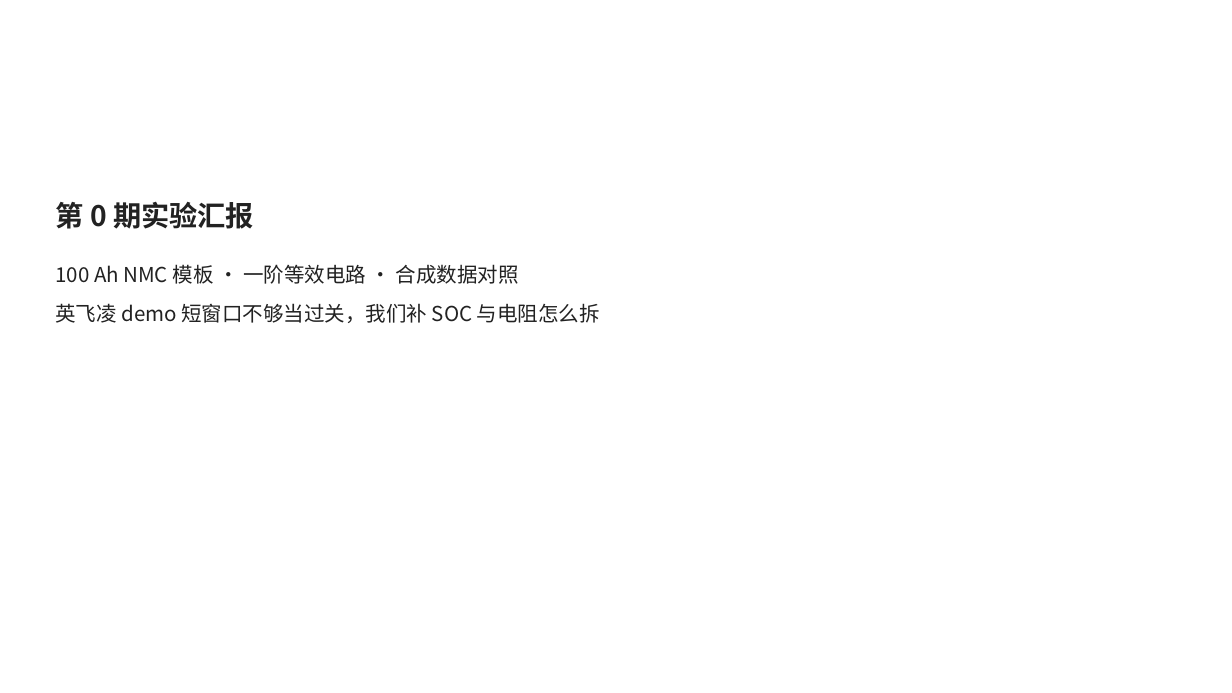
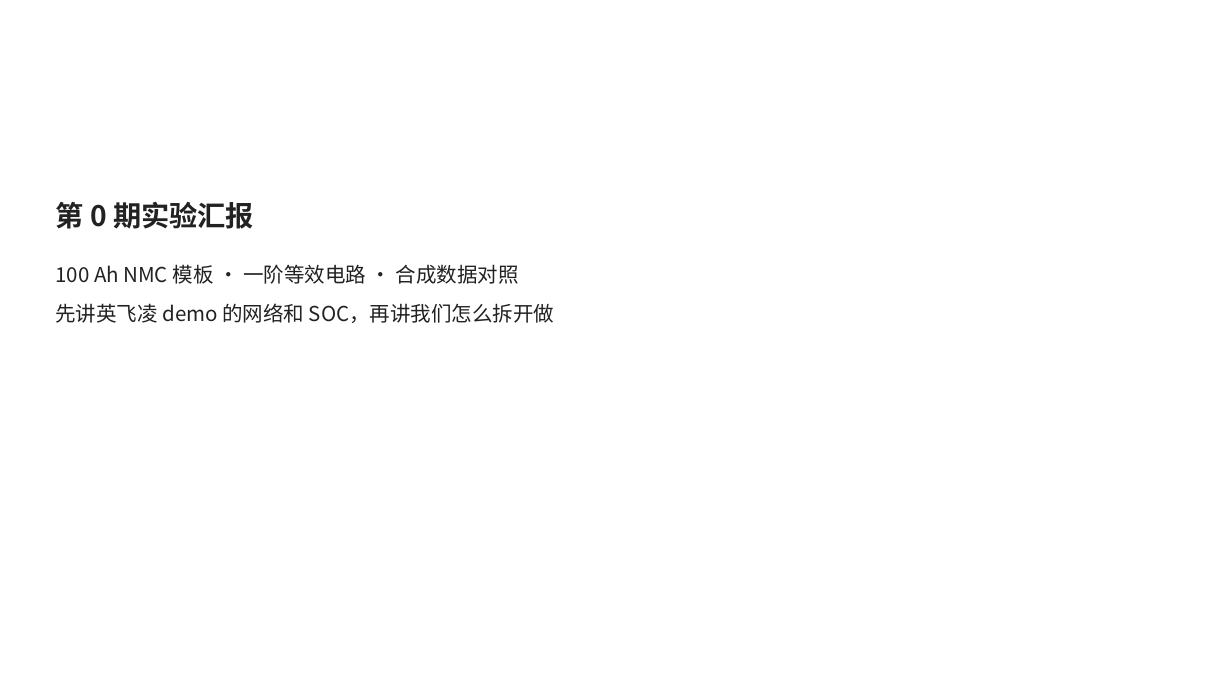
Before and after one commit to ACX-90/BATT, a slide deck: slide 1 of Doc/04-c-第0期实验汇报.pptx. Drawn at 1232x693 pixels with LibreOffice and Linux fonts; fonts in the diff are those of the drawing. Boxes give left, top, right and bottom in pixels: in the first picture for what was removed or moved away, otherwise in the second. Text is boxed around its words. In the diff, an @@ line names an element or a change of style, - is before the commit and + after.

```diff
--- a/Doc/04-c-第0期实验汇报.pptx
+++ b/Doc/04-c-第0期实验汇报.pptx
@@ text at <box>55,303,554,323</box>: text changed @@
-英飞凌 demo 短窗口不够当过关，我们补 SOC 与电阻怎么拆
+先讲英飞凌 demo 的网络和 SOC，再讲我们怎么拆开做
```
Also in this commit, not shown: 7 other slides changed, 2 slides added, 2 slides removed, 17 other files.
